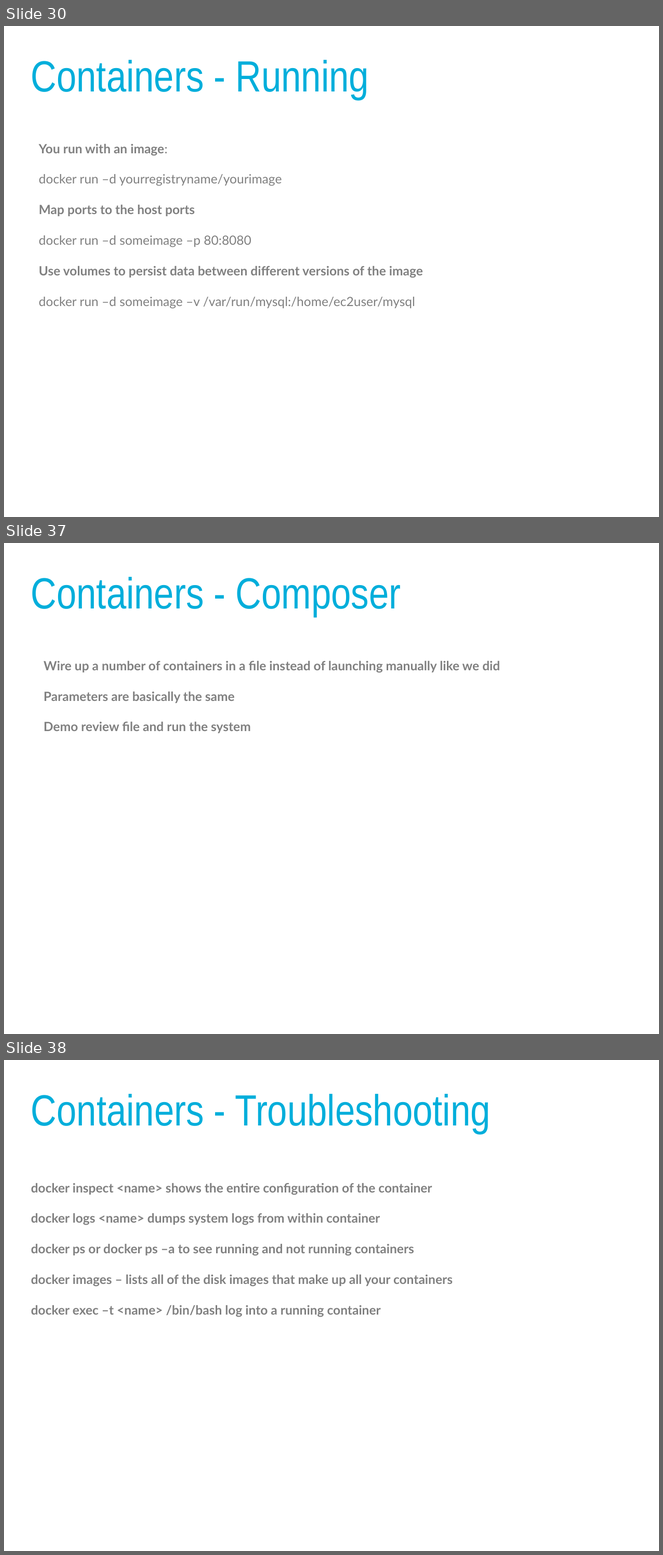
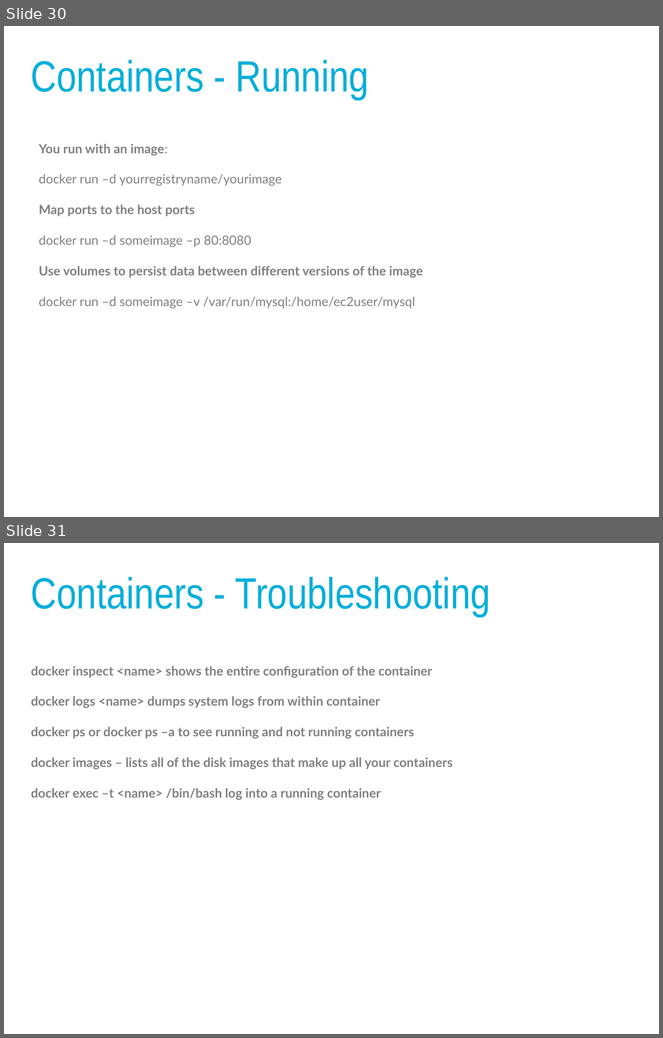
Before and after one commit to panmanphil/introduction-to-docker, a slide deck: DockerTalkThatConference2018.pptx. Shown one above the other, each under a label of ours: slides 30, 37 and 38 before the commit, slides 30 and 31 after it; the slides between them are not shown. The pictures are 663x1555 and 663x1038 pixels, drawn with LibreOffice and Linux fonts; fonts in the diff are those of the drawing. Boxes give left, top, right and bottom in pixels: in the first picture for what was removed or moved away, otherwise in the second. Text is boxed around its words. In the diff, an @@ line names an element or a change of style, - is before the commit and + after.

```diff
--- a/DockerTalkThatConference2018.pptx
+++ b/DockerTalkThatConference2018.pptx
@@ slide 37 removed at (4, 543, 659, 1034), background #FFFFFF @@
@@ text removed at (31, 577, 401, 616) @@
-Containers - Composer
@@ text removed at (44, 661, 500, 733) @@
-Wire up a number of containers in a file instead of launching manually like we did
-Parameters are basically the same
-Demo review file and run the system
@@ what was slide 38 is now slide 31 @@
```
Also in this commit, not shown: 4 slides changed, 5 slides added, 10 other slides removed, 6 other files.
